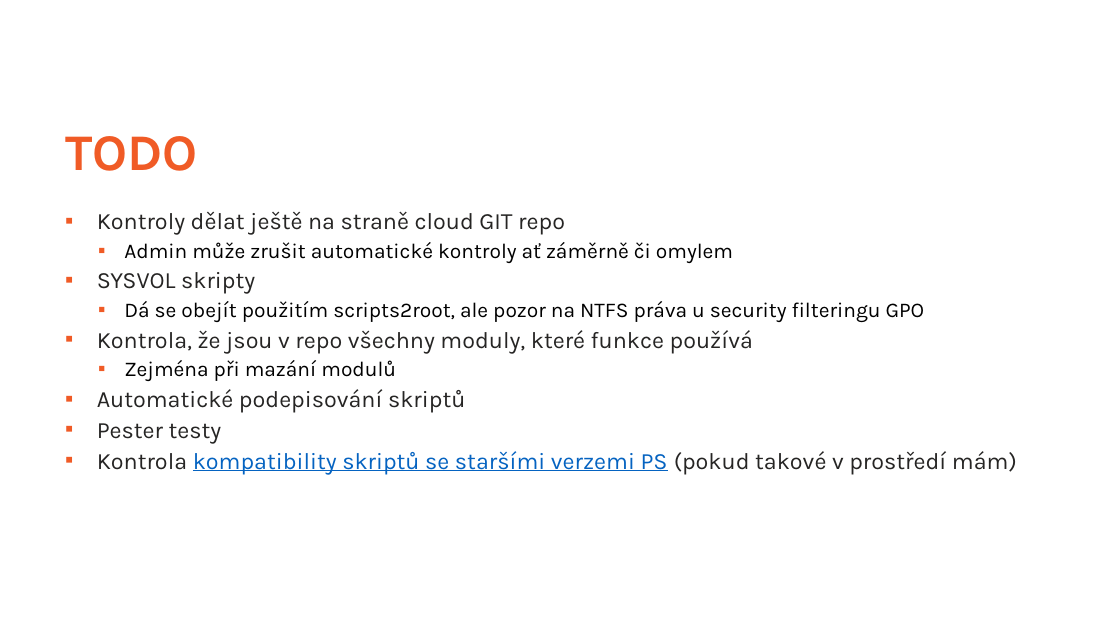
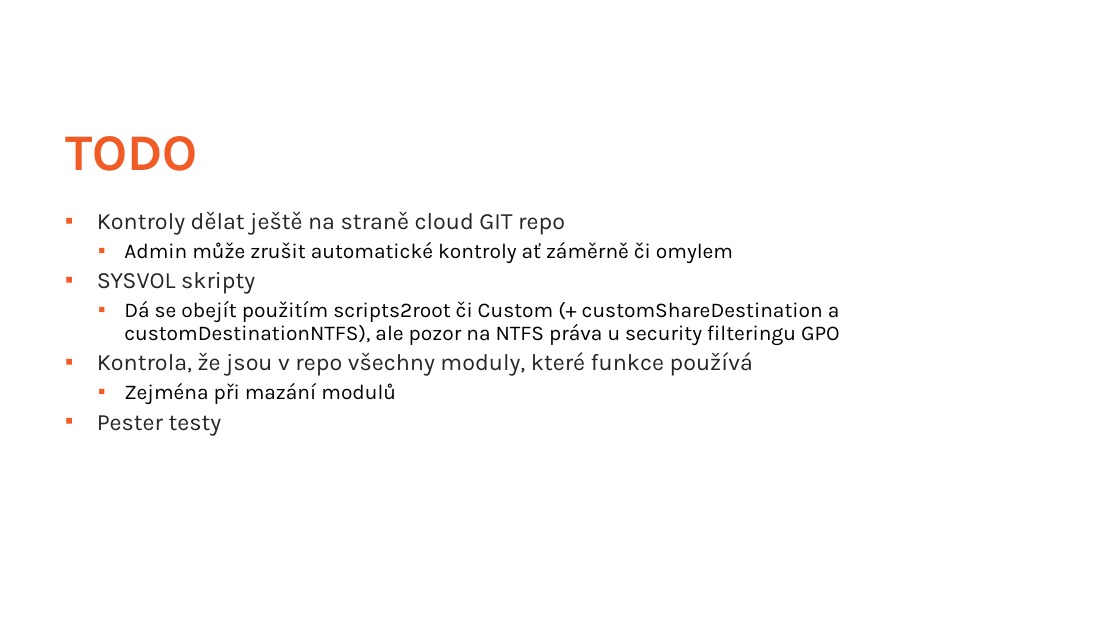
Before and after one commit to ztrhgf/Powershell_CICD_repository, a slide deck: slide 44 of WUG slajdy.pptx (slide 40 before the commit). Drawn at 1120x630 pixels with LibreOffice and Linux fonts; fonts in the diff are those of the drawing; background and template pictures are left out. Boxes give left, top, right and bottom in pixels: in the first picture for what was removed or moved away, otherwise in the second. Text is boxed around its words. In the diff, an @@ line names an element or a change of style, - is before the commit and + after.

```diff
--- a/WUG slajdy.pptx
+++ b/WUG slajdy.pptx
@@ text at [124,301,840,345]: text changed @@
-  ▪ Dá se obejít použitím scripts2root, ale pozor na NTFS práva u security filteringu GPO
+  ▪ Dá se obejít použitím scripts2root či Custom (+ customShareDestination a customDestinationNTFS), ale pozor na NTFS práva u security filteringu GPO
@@ text at [97,389,465,412]: paragraph removed @@
-▪ Automatické podepisování skriptů
@@ text at [97,451,1017,474]: paragraph removed @@
-▪ Kontrola kompatibility skriptů se staršími verzemi PS (pokud takové v prostředí mám)
```
Also in this commit, not shown: 30 other slides changed, 4 slides added, 1 slide removed.
